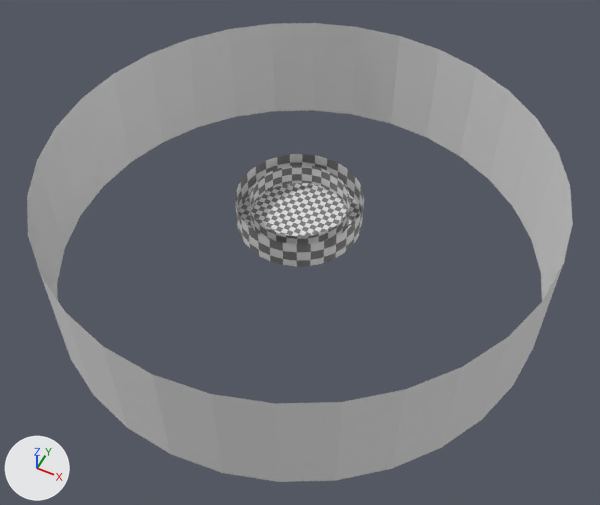
The Blender file Assets/Models/Enviroment.blend as it was, and as the next commit left it.
Before and after are seen from a 50 mm lens placed at (206.0, -412.0, 475.0), pointed at (9.0, -17.0, -18.0). The lights are fixed; the arrows at lower left show +X, +Y and +Z. The picture after the commit comes second. The same objects are shown in both versions, whatever each file hides.

Objects in the first picture: 'Cylinder', 'Cylinder_w_ground', 'Cylinder_w_ground.001'.
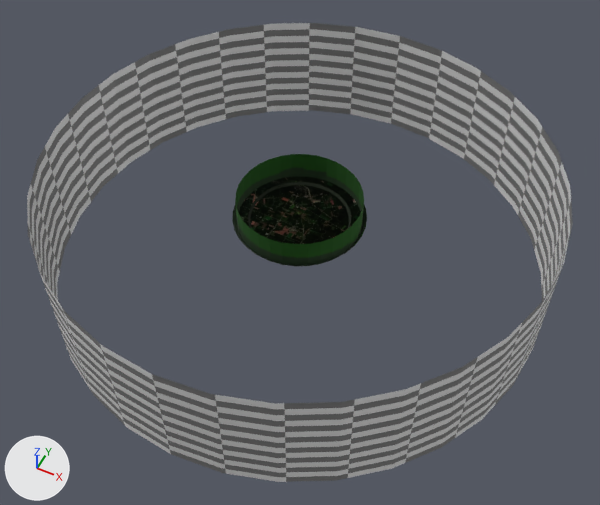
Changed parts and their boxes [x1, y1, x2, y2] in the pictures (600 x 505 px):
'Cylinder', recoloured (white to grey)
    both: [27, 23, 573, 482]
'Cylinder_w_ground', recoloured (grey to green)
    both: [235, 154, 364, 266]
'Cylinder_w_ground.001', reshaped, recoloured (33% wider, 14% taller)
    before: [249, 165, 350, 244]
    after: [232, 176, 367, 266]

Patch to the scene script:
```diff
--- a/Assets/Models/Enviroment.blend.py
+++ b/Assets/Models/Enviroment.blend.py
@@ img_ground_test_png @@
+img_ground_test_png = load_image('ground_test.png', '../Textures/ground_test.png', 1024, 1024, 'sRGB')
@@ mat_mat_ground_test @@
+mat_mat_ground_test = bpy.data.materials.new('mat_ground_test')
+# uses the picture img_ground_test_png
@@ me_cylinder @@
 me_cylinder.from_pydata(...)  # 64 vertices, 32 faces; spans x -200.0..200.0, y -200.0..200.0, z -50.0..50.0
+me_cylinder.materials.append(mat_material_checker)
@@ me_cylinder_002 @@
 me_cylinder_002.from_pydata(...)  # 145 vertices, 128 faces; spans x -200.0..200.0, y -200.0..200.0, z 0.0..100.0
-me_cylinder_002.materials.append(mat_material_checker)
+me_cylinder_002.materials.append(mat_mat_ground_test)
@@ me_cylinder_003 @@
 # used by ob_cylinder_w_ground_001; location = (0.0, 0.0, 0.0); scale = (0.248, 0.248, 0.248)
-me_cylinder_003.from_pydata(...)  # 64 vertices, 32 faces; spans x -158.0..158.0, y -158.0..158.0, z 10.0..90.0
-me_cylinder_003.materials.append(mat_material_checker)
+me_cylinder_003.from_pydata(...)  # 209 vertices, 160 faces; spans x -214.0..214.0, y -214.0..214.0, z 0.0..19.0
+# me_cylinder_003 part 1: the whole mesh is rebuilt
+me_cylinder_003.materials.append(mat_mat_ground_test)
```
